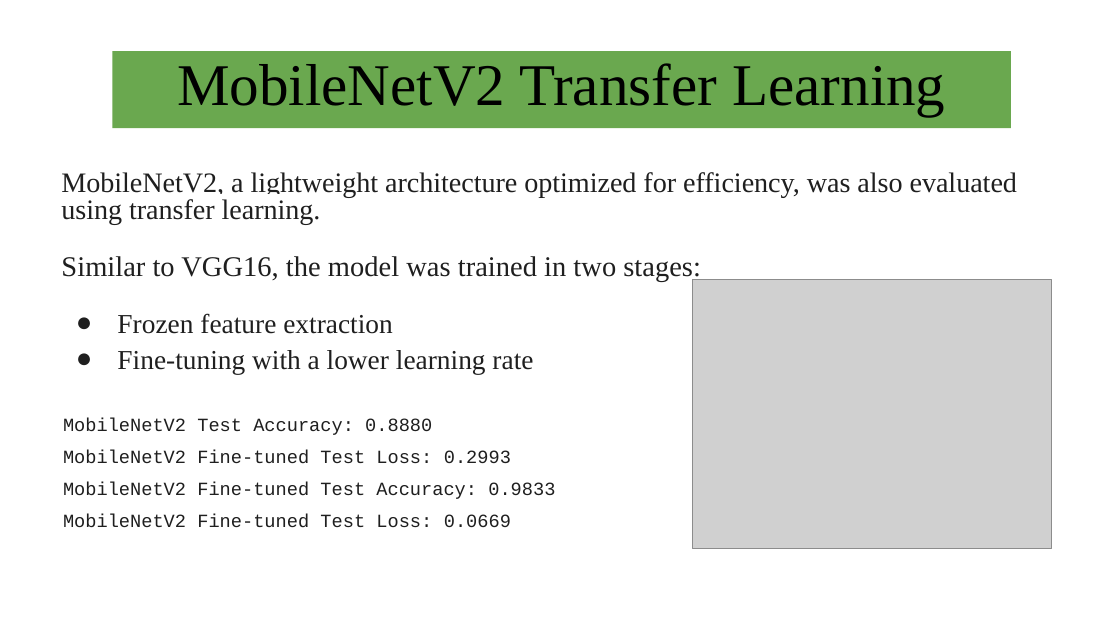
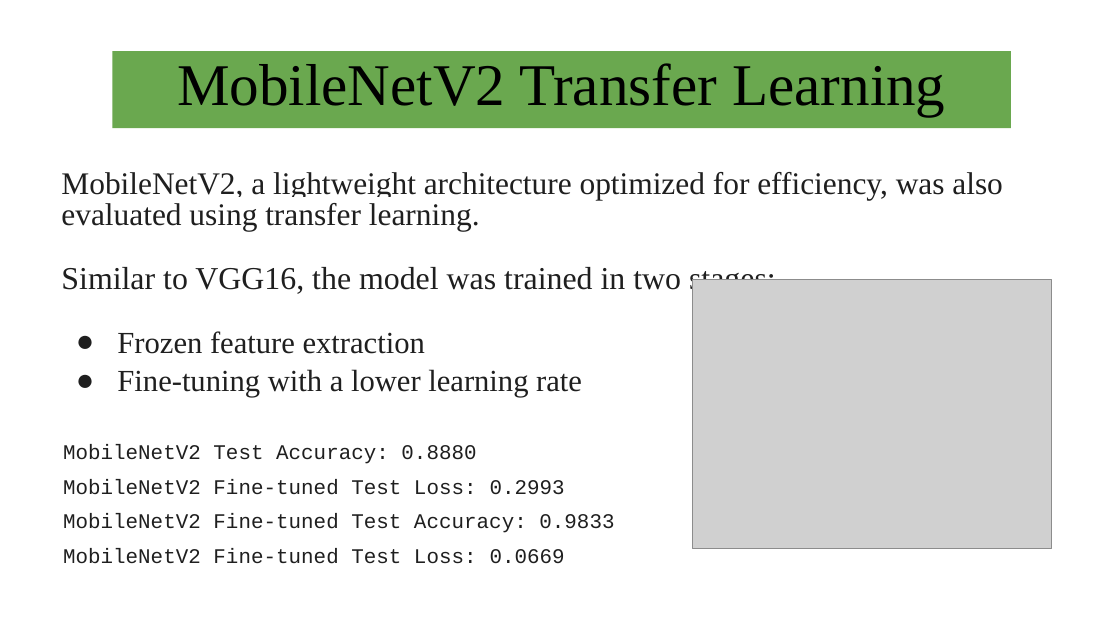
Before and after one commit to KavyaSJ/Driver-Behavior-Classification, a slide deck: slide 7 of Driver Behaviour Classification.pptx. Drawn at 1120x630 pixels with LibreOffice and Linux fonts; fonts in the diff are those of the drawing; grey boxes stand for pictures. Boxes give left, top, right and bottom in pixels: in the first picture for what was removed or moved away, otherwise in the second. Text is boxed around its words. In the diff, an @@ line names an element or a change of style, - is before the commit and + after.

```diff
--- a/Driver Behaviour Classification.pptx
+++ b/Driver Behaviour Classification.pptx
@@ subtitle "MobileNetV2, a lightweight architecture optimized ..." at (61, 172, 1003, 564): size 18 to 20.2 pt in "MobileNetV2, a lightweight architecture optimized for effici ..."; size 18.3 to 20.5 pt in "Similar to VGG16, the model was trained ..."; size 17.6 to 19.7 pt in "Frozen feature extraction", "Fine-tuning with a lower learning rate"; size 11.9 to 13.4 pt in "MobileNetV2 Test Accuracy: 0.8880", "MobileNetV2 Fine-tuned Test Loss: 0.2993", "MobileNetV2 Fine-tuned Test Accuracy: 0.9833", "MobileNetV2 Fine-tuned Test Loss: 0.0669" @@
```
Also in this commit, not shown: 4 other slides changed.
